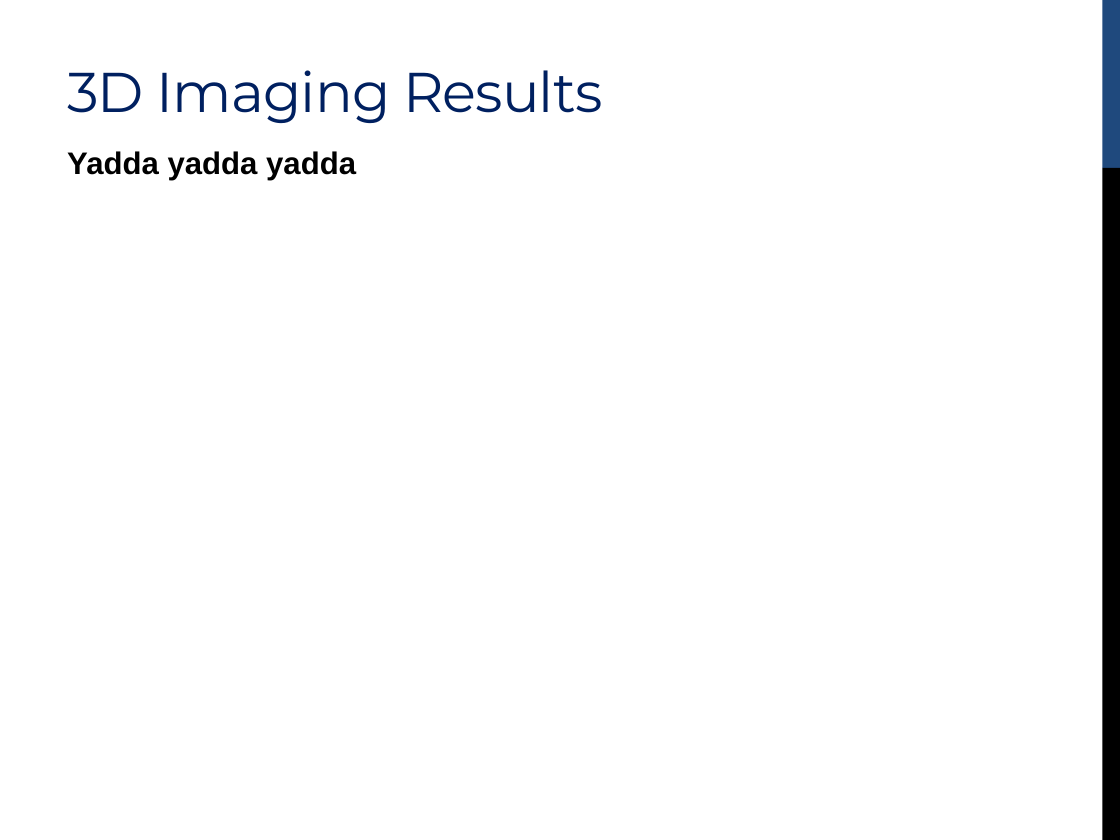
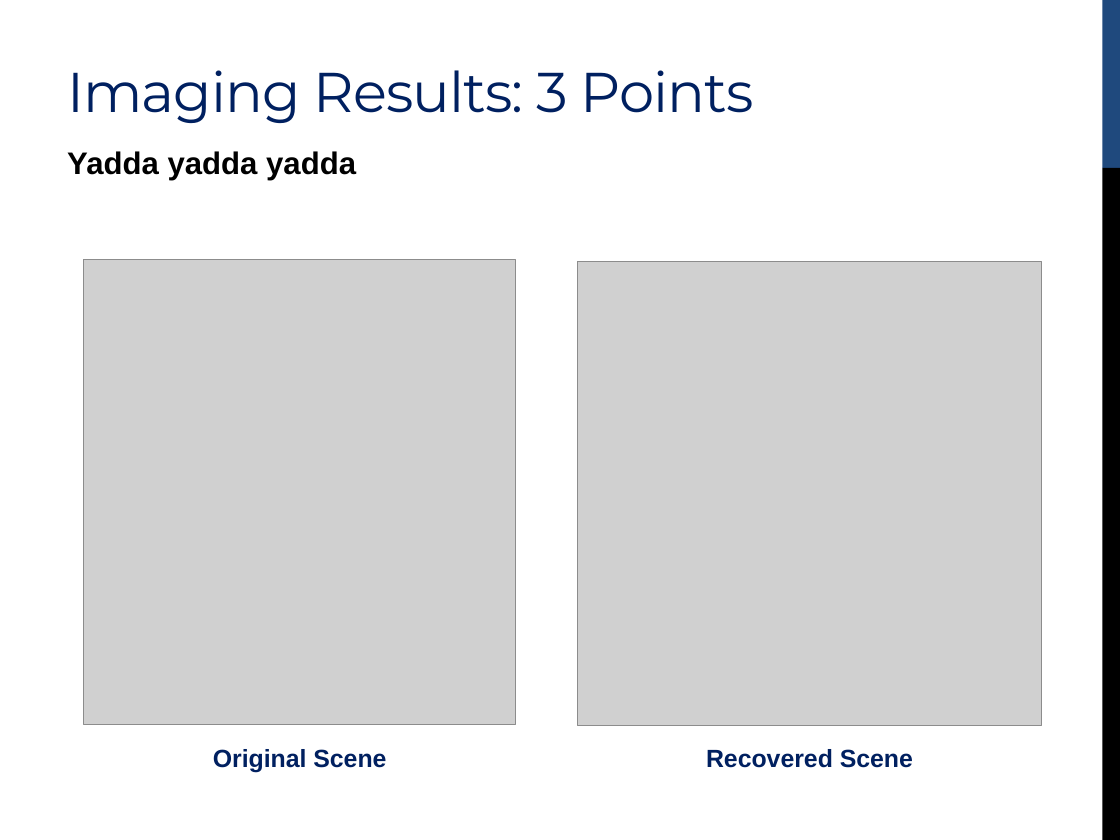
Before and after one commit to simonscott/ewallpaper_imaging, a slide deck: slide 21 of presentation/cs252_presentation_li_scott.pptx (slide 12 before the commit). Drawn at 1120x840 pixels with LibreOffice and Linux fonts; fonts in the diff are those of the drawing; grey boxes stand for pictures. Boxes give left, top, right and bottom in pixels: in the first picture for what was removed or moved away, otherwise in the second. Text is boxed around its words. In the diff, an @@ line names an element or a change of style, - is before the commit and + after.

```diff
--- a/presentation/cs252_presentation_li_scott.pptx
+++ b/presentation/cs252_presentation_li_scott.pptx
@@ title at (67, 70, 754, 123): text changed @@
-3D Imaging Results
+Imaging Results: 3 Points
@@ picture added at (84, 260, 516, 725) @@
@@ picture added at (578, 261, 1042, 725) @@
@@ text added at (213, 749, 386, 773), 16 pt, text #002060, bold @@
+Original Scene
@@ text added at (706, 749, 913, 768), 16 pt, text #002060, bold @@
+Recovered Scene
```
Also in this commit, not shown: 5 other slides changed, 17 slides added, 6 slides removed.
